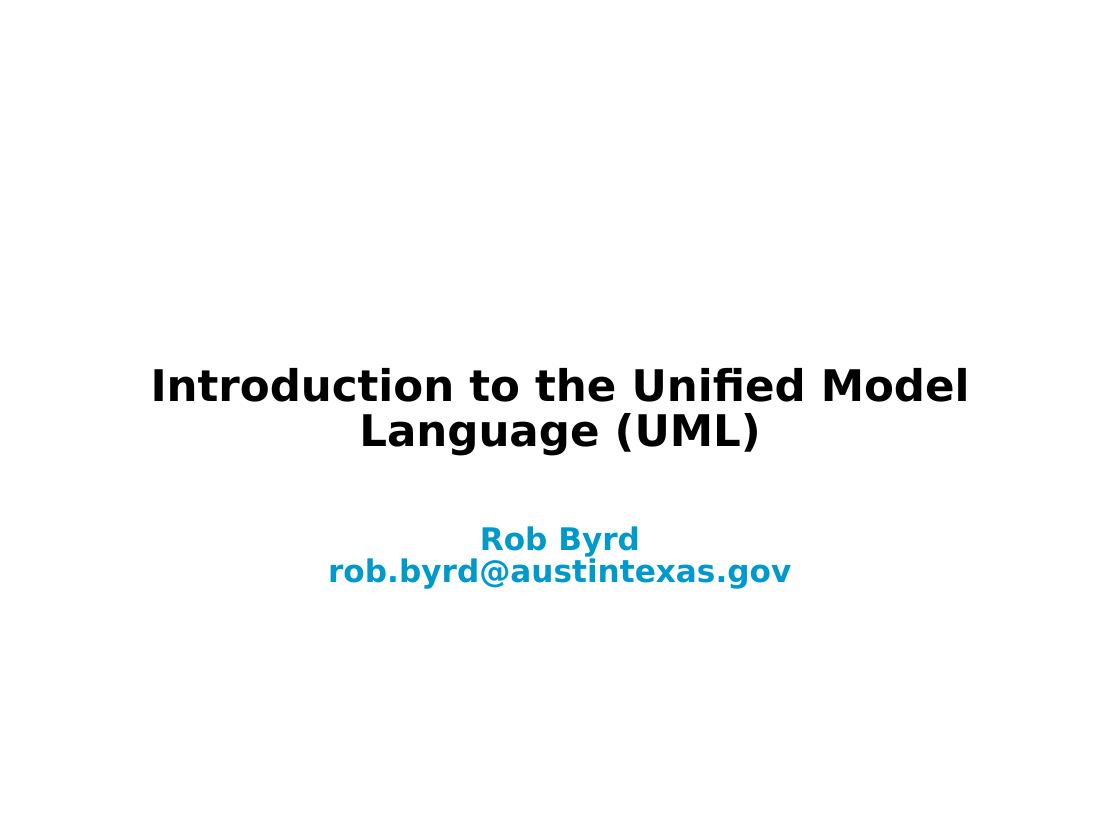
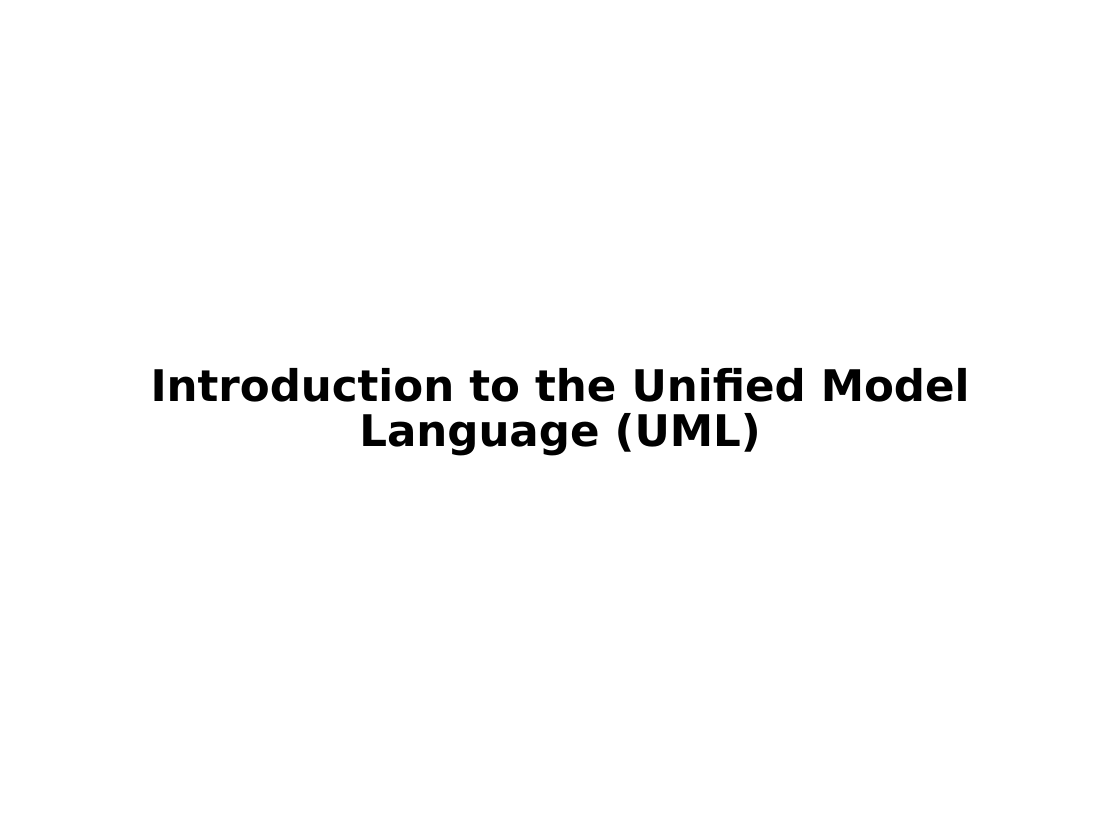
Before and after one commit to cityofaustin/austinea, a slide deck: slide 1 of training/IntroductionToUML.pptx. Drawn at 1120x840 pixels with LibreOffice and Linux fonts; fonts in the diff are those of the drawing; background and template pictures are left out. Boxes give left, top, right and bottom in pixels: in the first picture for what was removed or moved away, otherwise in the second. Text is boxed around its words. In the diff, an @@ line names an element or a change of style, - is before the commit and + after.

```diff
--- a/training/IntroductionToUML.pptx
+++ b/training/IntroductionToUML.pptx
@@ subtitle removed at box(328, 526, 791, 588) @@
-Rob Byrd
-rob.byrd@austintexas.gov
```
Also in this commit, not shown: 10 other files.
